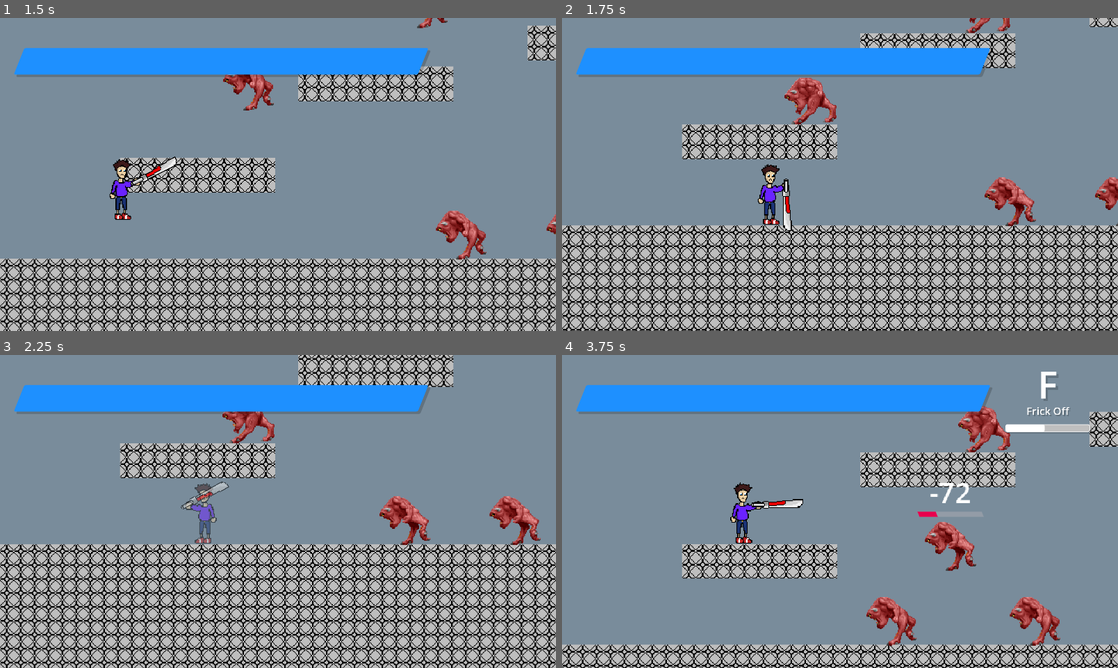
Above: before the commit, frames 1-4 (two rows, left to right).
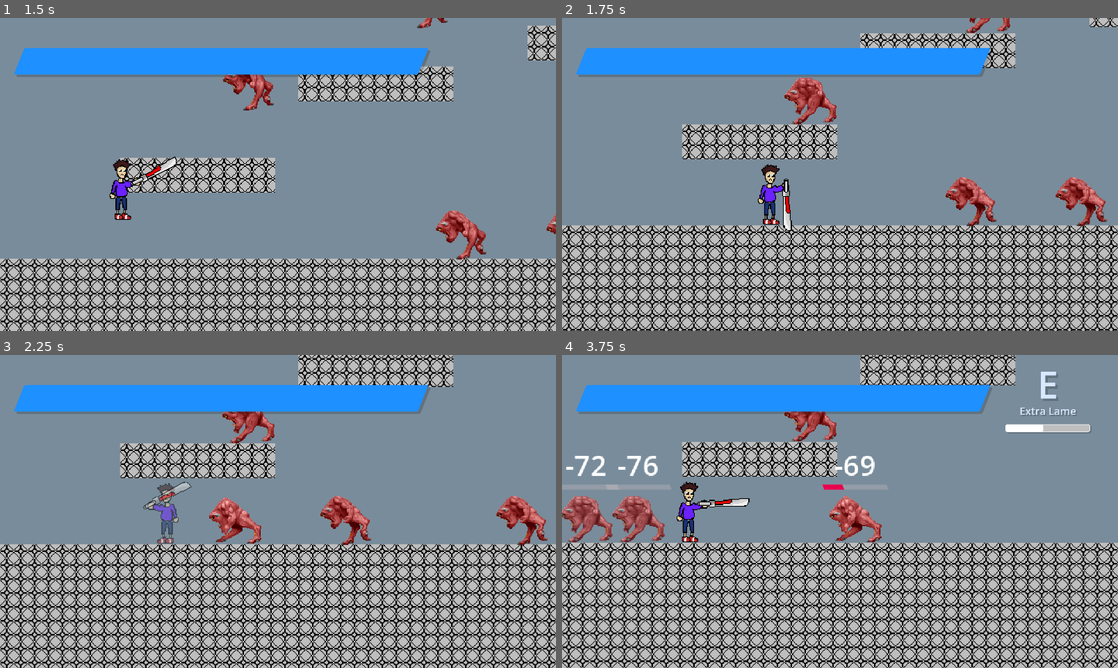
Above: after the commit, the same moments.

Repository: That1M8Head/Swordlink
Game: Godot game, scene res://intro.tscn
Same seed, same stepped clock (60 frames per second), same inputs: the game is played once before the commit and once after it.
Inputs (mouse positions are in pixels of both pictures, inside the frame that each line leads up to):
- Up to frame 1 (1.5 s): tap Enter (MenuConfirm) at 0.5, 1.25 s; move the mouse to (400, 158) at 0.52 s; hold X (AltAttack) 0.53-1.28 s; hold D (MoveRight) from 0.53 s (still down); click (400, 158) at 0.67 s; tap Space (Jump) at 0.77 s; move the mouse to (166, 190) at 1.27 s; click (166, 190) at 1.35 s
- Up to frame 2 (1.75 s): keep holding D (MoveRight); tap Space (Jump) at 1.52 s
- Up to frame 3 (2.25 s): move the mouse to (333, 442) at 2.02 s; release D (MoveRight) at 2.03 s; hold A (MoveLeft) from 2.03 s (still down); tap C (Evade) at 2.1 s
- Up to frame 4 (3.75 s): move the mouse to (812, 574) at 2.77 s; release A (MoveLeft) at 2.78 s; hold D (MoveRight) from 2.78 s (still down); tap Ctrl (ModeShift) at 2.85 s; click (812, 574) at 2.92 s; tap Space (Jump) at 3.02 s; move the mouse to (1006, 558) at 3.52 s; hold X (AltAttack) from 3.53 s (still down)

Frame 1 is identical in both runs. In frame 2, 2.3% of the frame differs, in the area x 69-100%, y 50-67%; in frame 3, 5.7%; in frame 4, 51%, in the area x 0-100%, y 0-100%.

Commit message:
Updated enemy behaviour
The Pinky now moves four times as fast.
It also now attacks every 300ms instead of 400.

Diff:
--- a/Scripts/PinkyBehaviour.gd
+++ b/Scripts/PinkyBehaviour.gd
@@ -1,6 +1,6 @@
 extends CharacterBody2D
 
-var speed = 100.0
+var speed = 400.0
 var player: Node2D
 var player_hbox: Node2D
 var anims: AnimatedSprite2D
@@ -9,7 +9,7 @@
 @onready var flip_raycast = $FlipRaycast
 @onready var proximity_raycast = $ProximityRaycast
 
-var total_time = 0.4
+var total_time = 0.3
 var current_time = 0.0
 
 var gravity = ProjectSettings.get_setting("physics/2d/default_gravity")
@@ -35,17 +35,17 @@
 
 	if proximity_raycast.is_colliding() and (proximity_raycast.get_collider() == player or proximity_raycast.get_collider() == player_hbox):
 		anims.play("attack")
-	elif attack_raycast.is_colliding() and (attack_raycast.get_collider() == player or attack_raycast.get_collider() == player_hbox):
+	elif is_on_floor() and attack_raycast.is_colliding() and (attack_raycast.get_collider() == player or attack_raycast.get_collider() == player_hbox):
 		if anims.animation == "idle":
 			$SeeSound.play()
 		anims.play("running")
 		velocity.x = -speed
-	elif flip_raycast.is_colliding() and (flip_raycast.get_collider() == player or attack_raycast.get_collider() == player_hbox):
+	elif is_on_floor() and flip_raycast.is_colliding() and (flip_raycast.get_collider() == player or attack_raycast.get_collider() == player_hbox):
 		if anims.animation == "idle":
 			$SeeSound.play()
 		anims.play("running")
 		velocity.x = speed
-	else:
+	elif is_on_floor():
 		velocity.x = 0
 		anims.play("idle")
 
